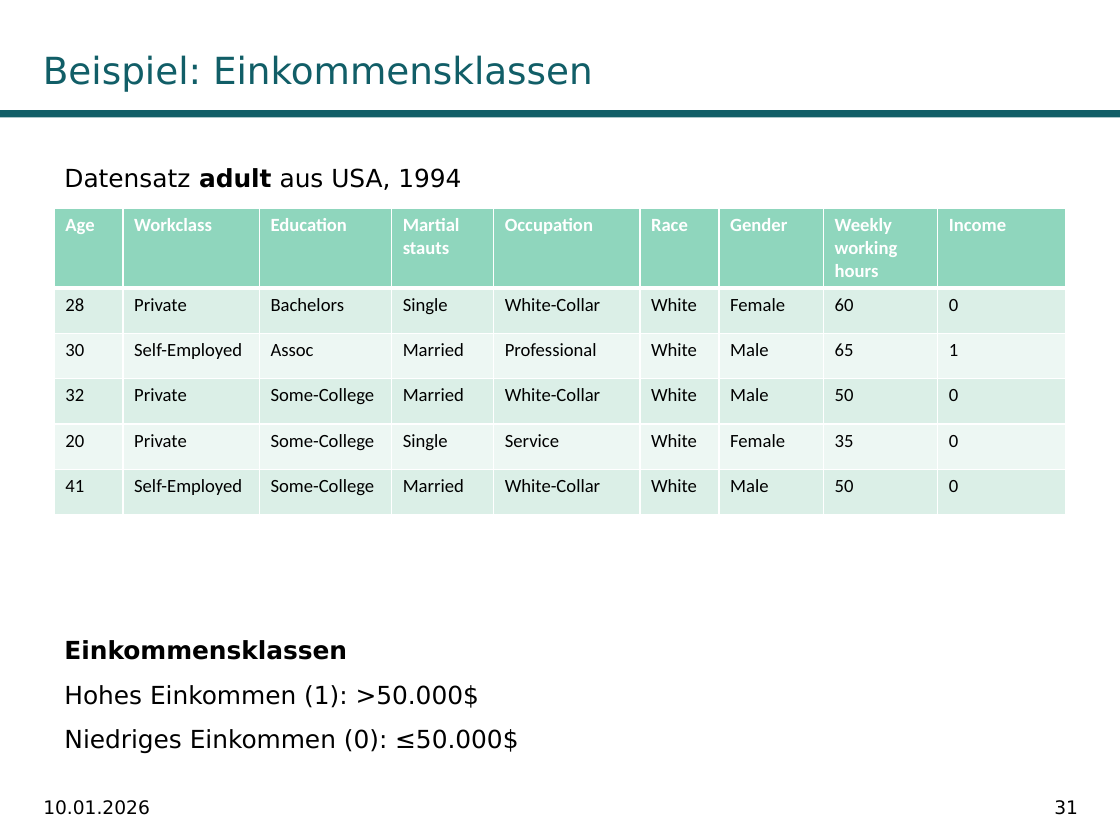
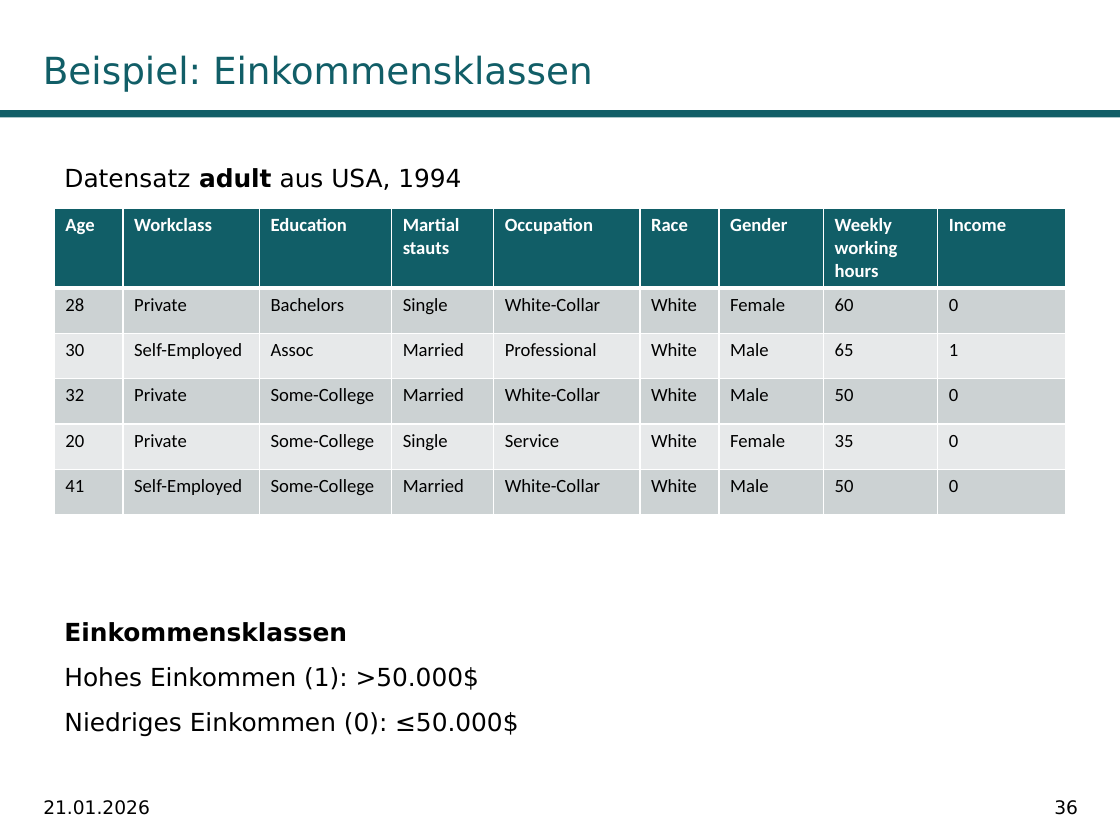
Before and after one commit to fabiw98/Seminar_DICE, a slide deck: slide 36 of Präsentation/DiCE_PowerPoint.potx (slide 31 before the commit). Drawn at 1120x840 pixels with LibreOffice and Linux fonts; fonts in the diff are those of the drawing; background and template pictures are left out. Boxes give left, top, right and bottom in pixels: in the first picture for what was removed or moved away, otherwise in the second. Text is boxed around its words. In the diff, an @@ line names an element or a change of style, - is before the commit and + after.

```diff
--- a/Präsentation/DiCE_PowerPoint.potx
+++ b/Präsentation/DiCE_PowerPoint.potx
@@ table at <box>54,208,1065,557</box> @@
@@ fill #8FD6BD to #115E67 in row 1 @@
@@ fill #DBF0E8 to #CCD2D3 in 27 cells @@
@@ fill #EEF7F4 to #E7EAEB in 18 cells @@
@@ text "Einkommensklassen": place and size @@
-text "Einkommensklassen" at <box>64,640,518,753</box>
+text "Einkommensklassen" at <box>64,622,518,736</box>
@@ text at <box>43,800,150,815</box>: text changed @@
-10.01.2026
+21.01.2026
@@ page number at <box>1054,800,1078,815</box>: text changed @@
-31
+36
```
Also in this commit, not shown: 30 other slides changed, 8 slides added, 3 slides removed, 18 other files.
